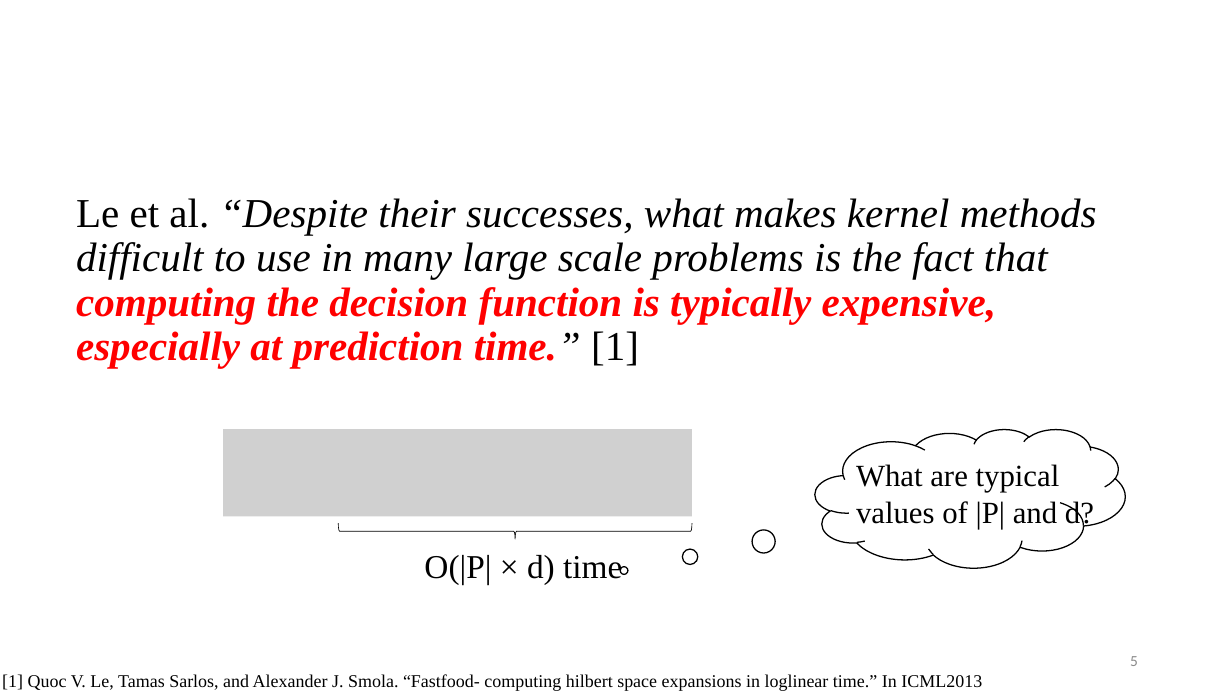
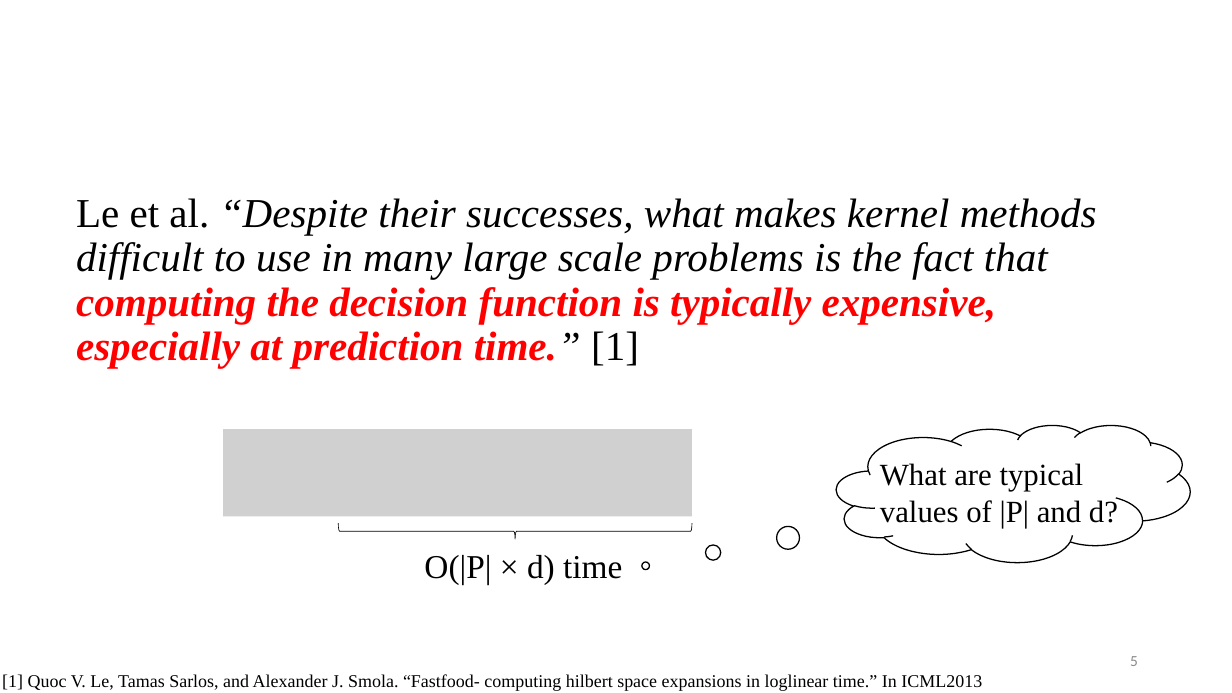
Before and after one commit to edisonchan2013928/KARL-Fast-Kernel-Aggregation-Queries, a slide deck: slide 5 of KARL Presentation_15mins_v2.pptx. Drawn at 1232x693 pixels with LibreOffice and Linux fonts; fonts in the diff are those of the drawing; grey boxes stand for pictures. Boxes give left, top, right and bottom in pixels: in the first picture for what was removed or moved away, otherwise in the second. Text is boxed around its words. In the diff, an @@ line names an element or a change of style, - is before the commit and + after.

```diff
--- a/KARL Presentation_15mins_v2.pptx
+++ b/KARL Presentation_15mins_v2.pptx
@@ thought cloud: place and size @@
-thought cloud at bbox=[815, 429, 1126, 567]
+thought cloud at bbox=[836, 425, 1190, 562]
@@ thought cloud at bbox=[836, 425, 1190, 562]: proportions changed @@
@@ text "What are typical values of ...": place and size @@
-text "What are typical values of ..." at bbox=[856, 464, 1094, 529]
+text "What are typical values of ..." at bbox=[880, 463, 1118, 528]
```
Also in this commit, not shown: 1 other file.
